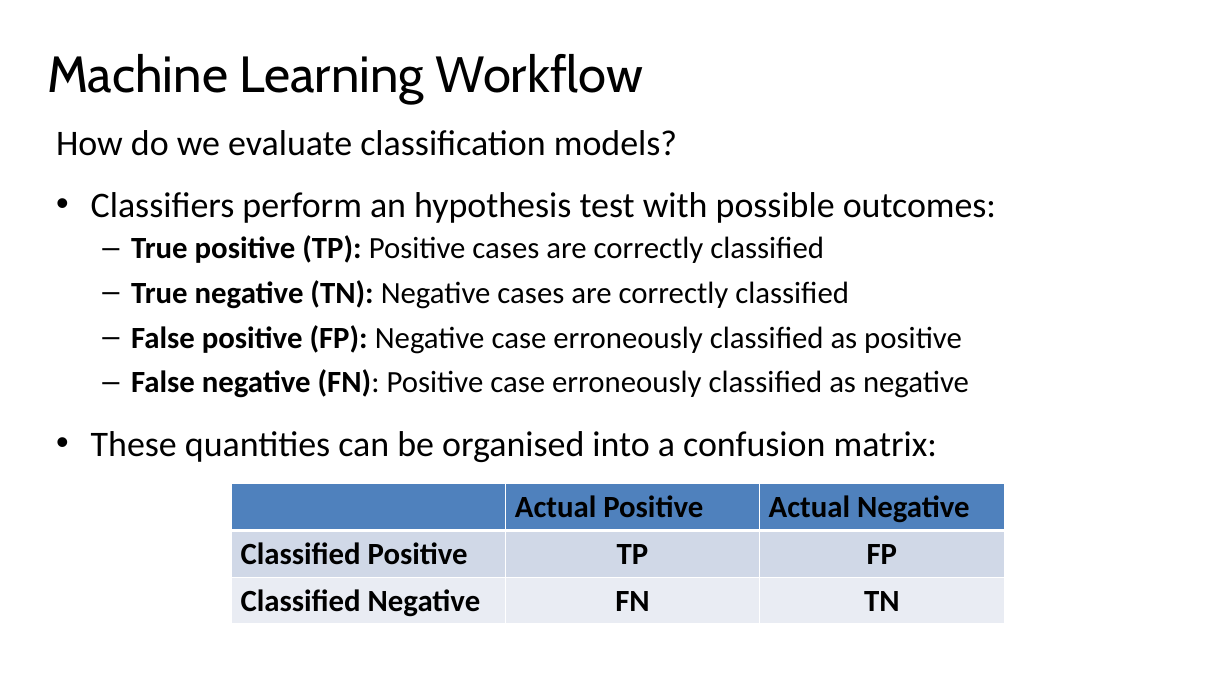
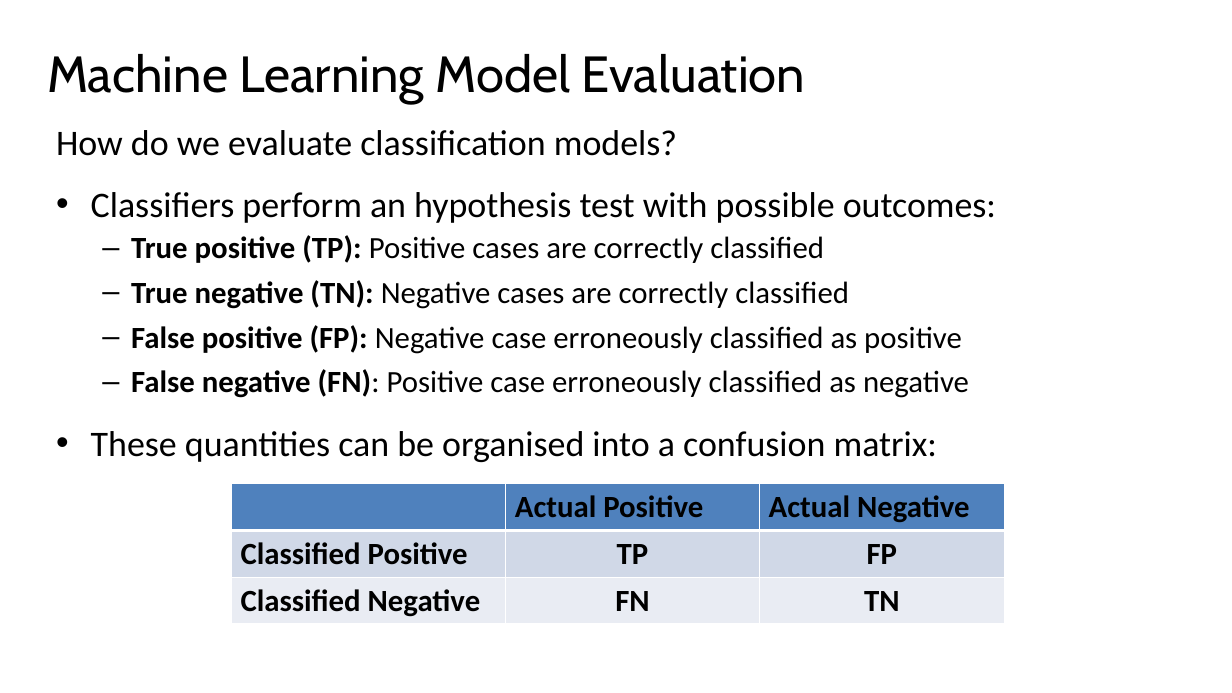
Before and after one commit to StephenElston/CSCI-E25, a slide deck: slide 65 of Slides/4_MachineLearningForCV.pptx. Drawn at 1232x693 pixels with LibreOffice and Linux fonts; fonts in the diff are those of the drawing. Boxes give left, top, right and bottom in pixels: in the first picture for what was removed or moved away, otherwise in the second. Text is boxed around its words. In the diff, an @@ line names an element or a change of style, - is before the commit and + after.

```diff
--- a/Slides/4_MachineLearningForCV.pptx
+++ b/Slides/4_MachineLearningForCV.pptx
@@ title at (47,54,805,103): text changed @@
-Machine Learning Workflow
+Machine Learning Model Evaluation
```
Also in this commit, not shown: 18 other slides changed, 2 slides added, 1 other file.
